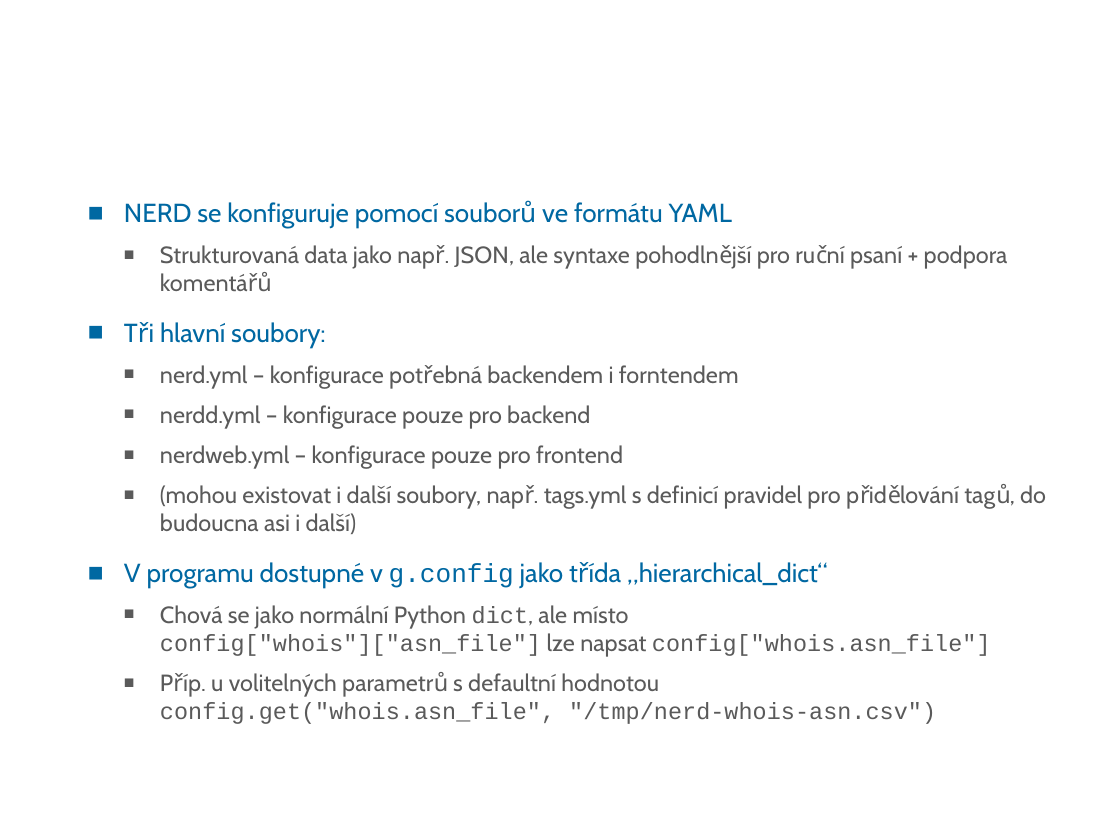
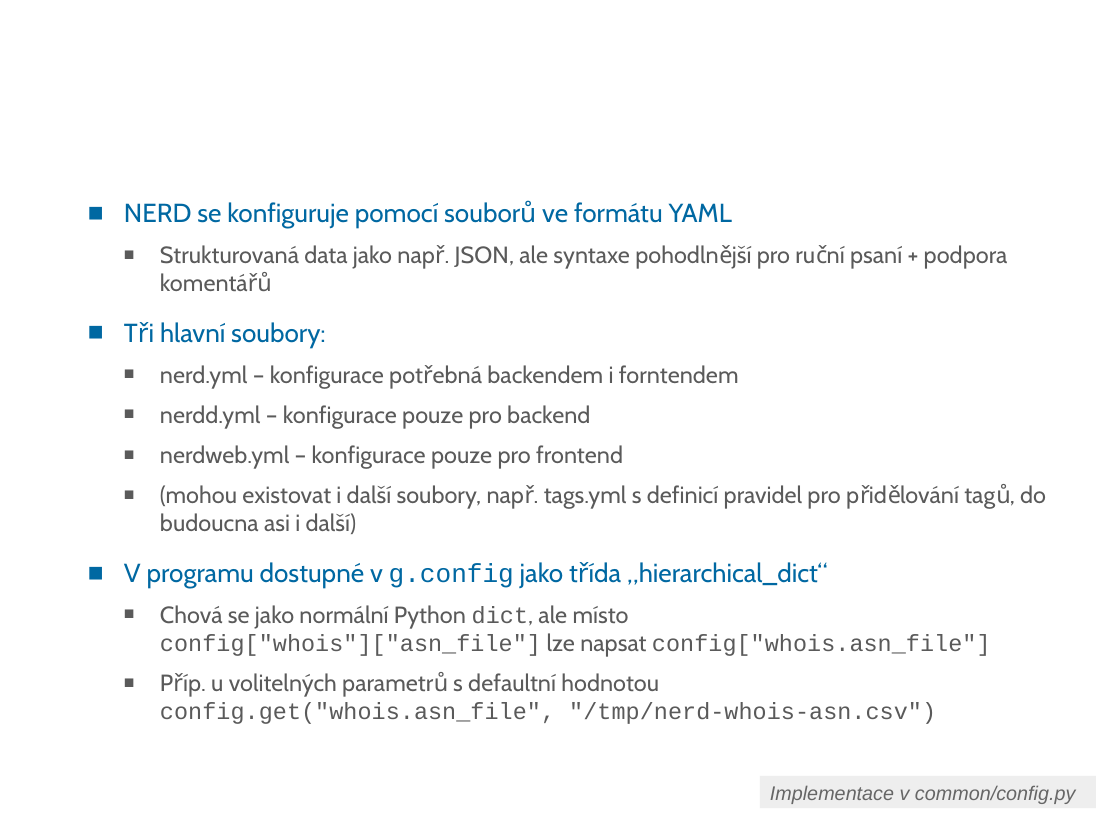
Before and after one commit to CESNET/NERD, a slide deck: slide 30 of doc/NERD_intro_for_developers_(CZ).odp (slide 22 before the commit). Drawn at 1120x840 pixels with LibreOffice and Linux fonts; fonts in the diff are those of the drawing; background and template pictures are left out. Boxes give left, top, right and bottom in pixels: in the first picture for what was removed or moved away, otherwise in the second. Text is boxed around its words. In the diff, an @@ line names an element or a change of style, - is before the commit and + after.

```diff
--- a/doc/NERD_intro_for_developers_(CZ).odp
+++ b/doc/NERD_intro_for_developers_(CZ).odp
@@ rectangle added at <box>760,776,1097,809</box>, fill #EEEEEE, 14 pt, text #666666, italic @@
+Implementace v common/config.py
```
Also in this commit, not shown: 11 other slides changed, 11 slides added, 10 slides removed, 1 other file.
